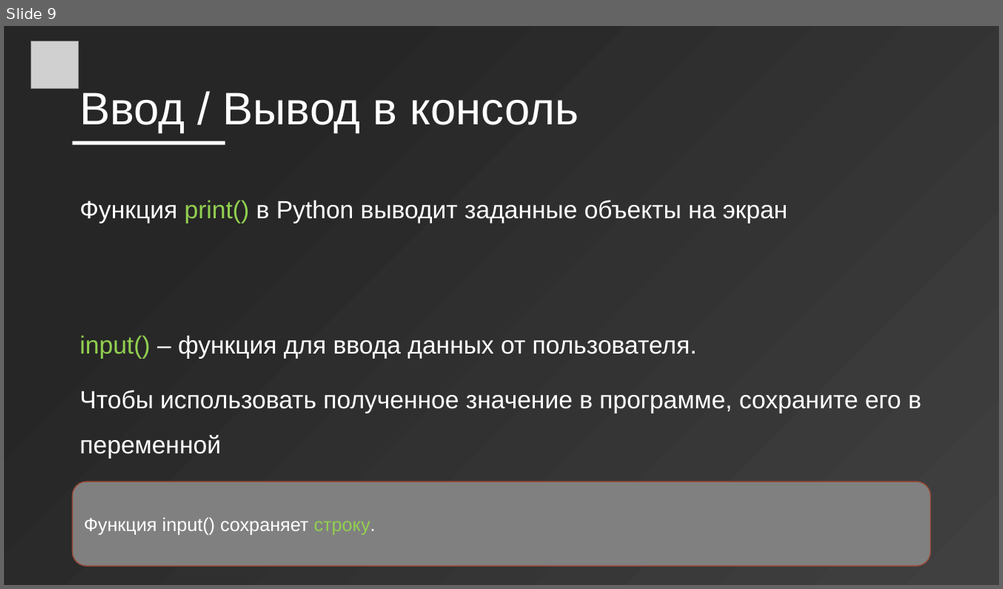
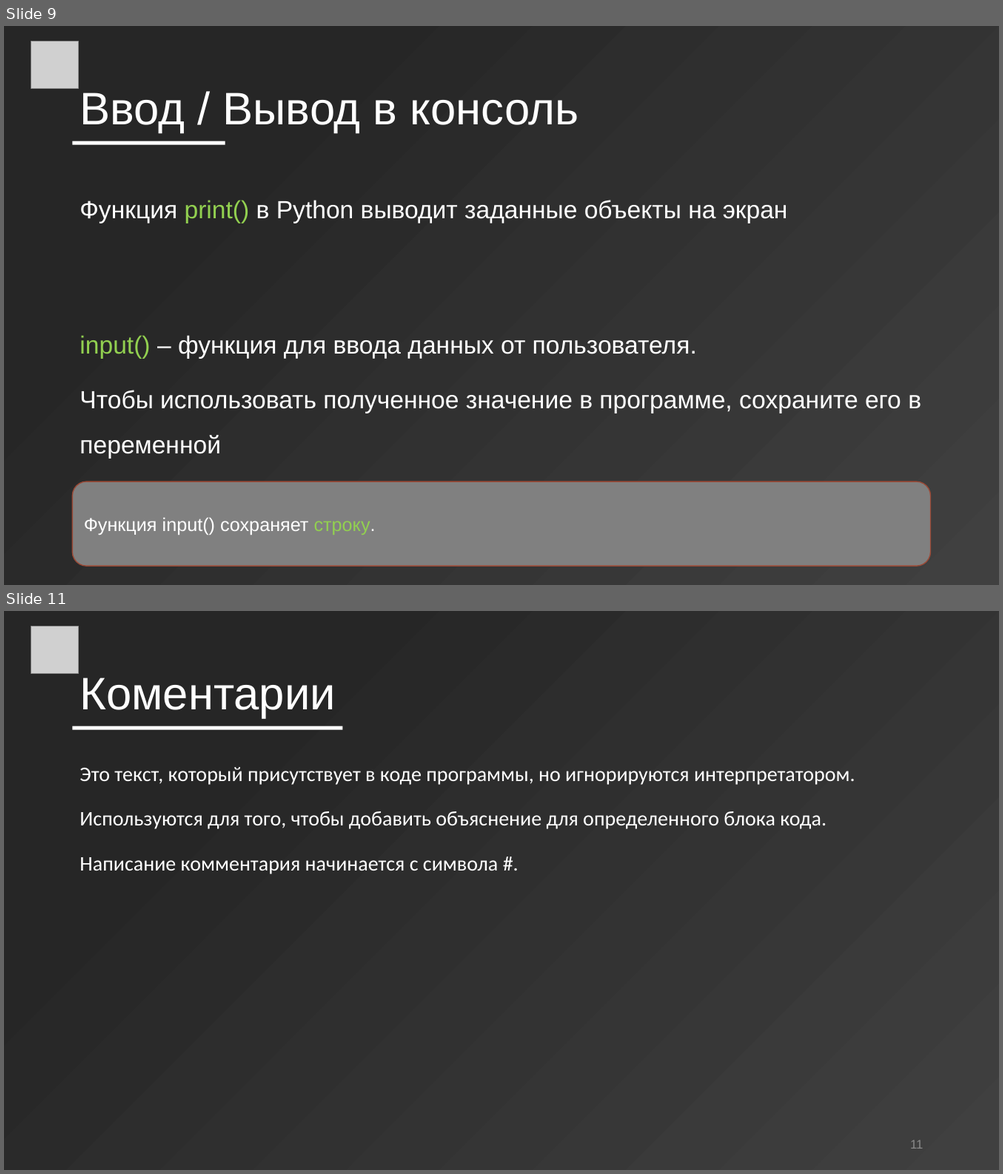
Before and after one commit to wolf24ru/python_learning, a slide deck: prezintation_1.pptx. Shown one above the other, each under a label of ours: slide 9 before the commit, slides 9 and 11 after it; the slides between them are not shown. The pictures are 1003x589 and 1003x1174 pixels, drawn with LibreOffice and Linux fonts; fonts in the diff are those of the drawing; grey boxes stand for pictures. Boxes give left, top, right and bottom in pixels: in the first picture for what was removed or moved away, otherwise in the second. Text is boxed around its words. In the diff, an @@ line names an element or a change of style, - is before the commit and + after.

```diff
--- a/prezintation_1.pptx
+++ b/prezintation_1.pptx
@@ slide 11 added at (4, 611, 999, 1170), background gradient #262626 to #404040 @@
@@ picture added at (31, 627, 79, 674) @@
@@ title added at (79, 678, 335, 718), 44 pt, text #FFFFFF @@
+Коментарии
@@ rectangle added at (73, 726, 343, 730), fill #FFFFFF @@
@@ text added at (79, 767, 855, 874), 20 pt, text #FFFFFF @@
+Это текст, который присутствует в коде программы, но игнорируются интерпретатором.
+Используются для того, чтобы добавить объяснение для определенного блока кода.
+Написание комментария начинается с символа #.
@@ page number added at (910, 1141, 922, 1149), 12 pt, text #8C8C8C @@
+11
```
Also in this commit, not shown: 1 other slide added.
